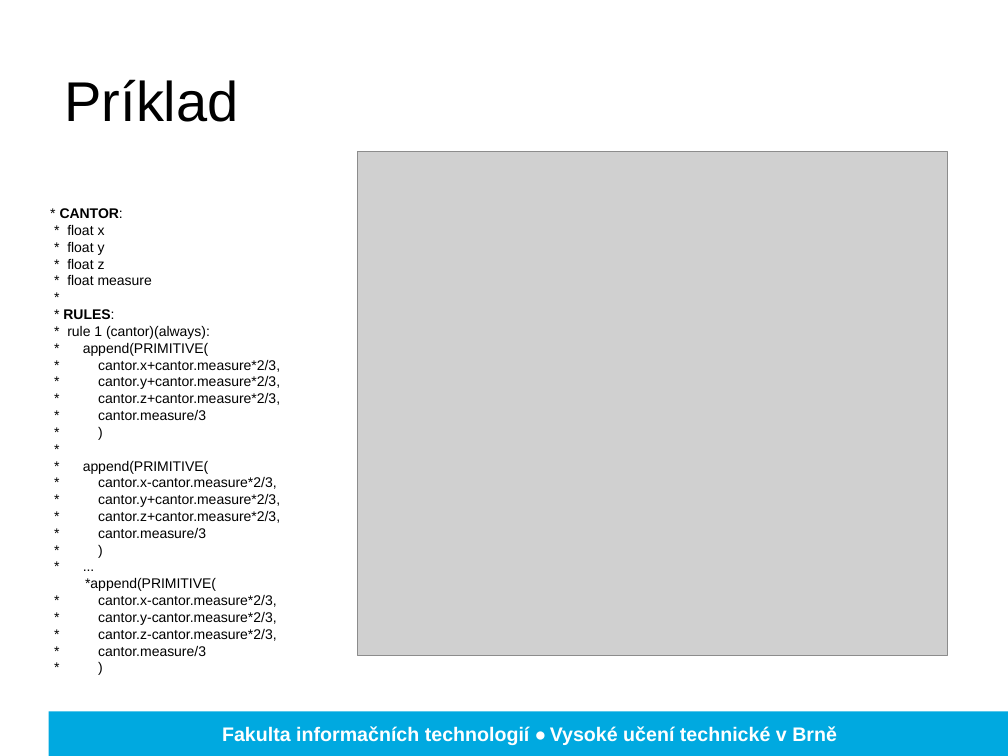
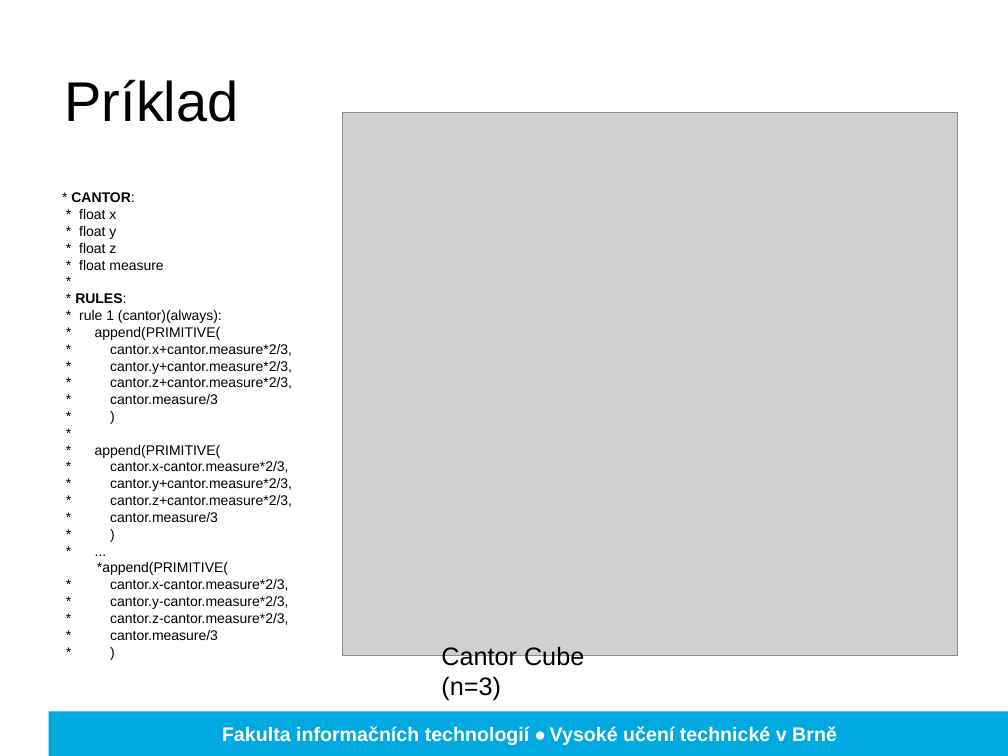
Before and after one commit to Romop5/procgen, a slide deck: slide 4 of obhajoby/zima.pptx (slide 5 before the commit). Drawn at 1008x756 pixels with LibreOffice and Linux fonts; fonts in the diff are those of the drawing; grey boxes stand for pictures; background and template pictures are left out. Boxes give left, top, right and bottom in pixels: in the first picture for what was removed or moved away, otherwise in the second. Text is boxed around its words. In the diff, an @@ line names an element or a change of style, - is before the commit and + after.

```diff
--- a/obhajoby/zima.pptx
+++ b/obhajoby/zima.pptx
@@ picture: place and size @@
-picture at (358,151,948,655)
+picture at (343,113,958,655)
@@ text "* CANTOR:": place and size @@
-text "* CANTOR:" at (60,208,280,656)
+text "* CANTOR:" at (71,192,292,640)
@@ text added at (441,646,584,701), 18 pt, text #000000 @@
+Cantor Cube (n=3)
```
Also in this commit, not shown: 2 other slides changed, 3 slides added, 2 slides removed.
